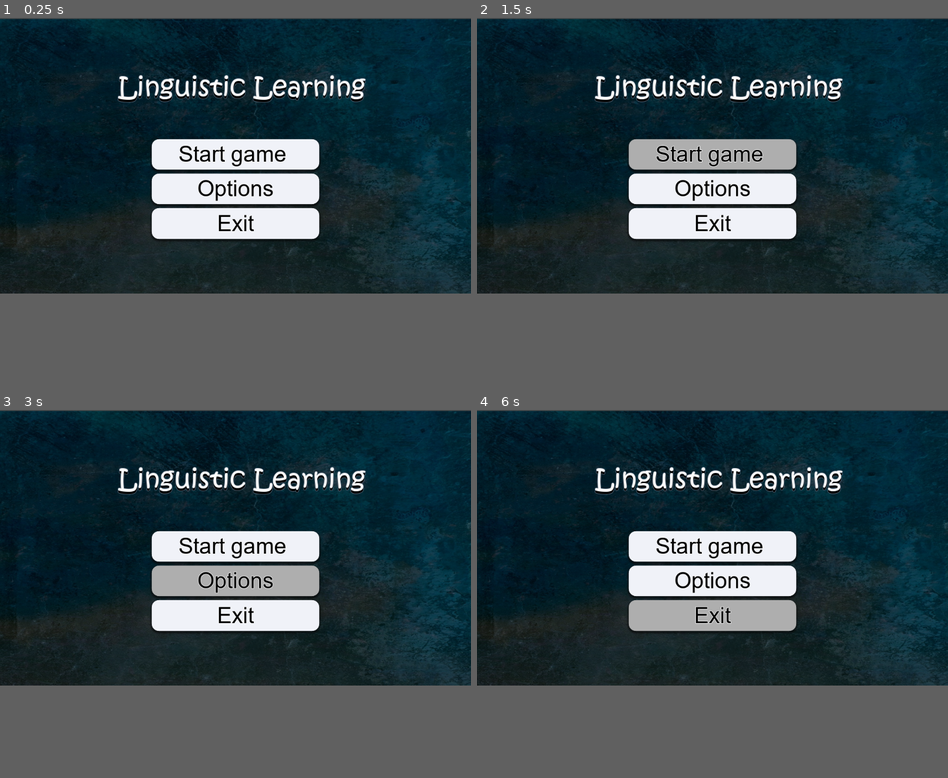
Above: before the commit, frames 1-4 (two rows, left to right).
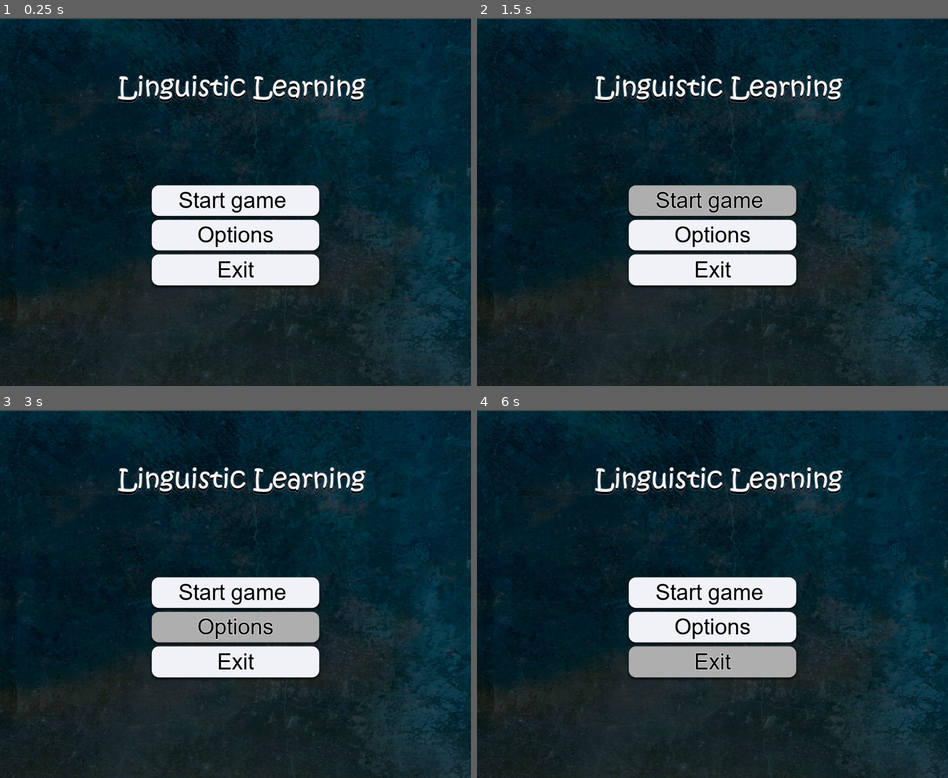
Above: after the commit, the same moments.

Repository: alisarw/Linguistic-learning-game
Game: Godot game, scene res://MainMenuGD.tscn
Same seed, same stepped clock (60 frames per second), same inputs: the game is played once before the commit and once after it.
Inputs (mouse positions are in pixels of both pictures, inside the frame that each line leads up to):
- Up to frame 1 (0.25 s): no input
- Up to frame 2 (1.5 s): click "Start game" at 0.5 s; click "Start game" at 1.25 s
- Up to frame 3 (3 s): click "Start game" at 2 s; click "Options" at 2.75 s
- Up to frame 4 (6 s): move the mouse to (816, 535) at 3.52 s; move the mouse to (618, 560) at 4.27 s; move the mouse to (759, 487) at 5.02 s; move the mouse to (688, 601) at 5.77 s
In our replay, the window is 800x468 before the commit and 800x625 after it. These sizes can differ from the game's own. Grey fills any space a smaller window leaves; there, only what the larger window draws over its background counts as a difference.

The runs differ from the first frame. In frame 1, 15% of the frame differs, in the area x 0-100%, y 1-100%; in frame 2, 17%; in frame 3, 18%; in frame 4, 18%.

Commit message:
flipped card

Diff:
--- a/Card_flip.tscn
+++ b/Card_flip.tscn
@@ -38,8 +38,8 @@
 "values": [ -1 ]
 }
 
-[sub_resource type="Animation" id=3]
-resource_name = "cardflip"
+[sub_resource type="Animation" id=2]
+resource_name = "card Flip"
 step = 0.01
 tracks/0/type = "value"
 tracks/0/path = NodePath("cardback:scale")
@@ -48,10 +48,10 @@
 tracks/0/imported = false
 tracks/0/enabled = true
 tracks/0/keys = {
-"times": PoolRealArray( 0.1, 0.191398, 0.3, 0.400091, 0.5 ),
+"times": PoolRealArray( 0.1, 0.16, 0.3, 0.4, 0.5 ),
 "transitions": PoolRealArray( 1, 1, 1, 1, 1 ),
 "update": 0,
-"values": [ Vector2( 1, 1 ), Vector2( 0.947358, 1 ), Vector2( 0.1, 1 ), Vector2( 0.801797, 1 ), Vector2( 1, 1 ) ]
+"values": [ Vector2( 1, 1 ), Vector2( 0.8488, 1 ), Vector2( 0.1, 1 ), Vector2( 0.625658, 1 ), Vector2( 1, 1 ) ]
 }
 tracks/1/type = "value"
 tracks/1/path = NodePath("cardback/cards:z_index")
@@ -60,7 +60,7 @@
 tracks/1/imported = false
 tracks/1/enabled = true
 tracks/1/keys = {
-"times": PoolRealArray( 0.201153, 0.301153 ),
+"times": PoolRealArray( 0.2, 0.3 ),
 "transitions": PoolRealArray( 1, 1 ),
 "update": 1,
 "values": [ -1, 0 ]
@@ -72,11 +72,10 @@
 texture = ExtResource( 1 )
 
 [node name="cards" type="AnimatedSprite" parent="cardback"]
-position = Vector2( -7.51019e-06, -2.09808e-05 )
-scale = Vector2( 0.532894, 0.570156 )
+scale = Vector2( 0.528986, 0.567372 )
 z_index = -1
 frames = SubResource( 1 )
 
 [node name="AnimationPlayer" type="AnimationPlayer" parent="."]
-anims/RESET = SubResource( 2 )
-anims/cardflip = SubResource( 3 )
+anims/RESET = SubResource( 3 )
+"anims/card Flip" = SubResource( 2 )
--- a/project.godot
+++ b/project.godot
@@ -14,6 +14,10 @@
 run/main_scene="res://MainMenuGD.tscn"
 config/icon="res://icon.png"
 
+[display]
+
+window/size/height=800
+
 [gui]
 
 common/drop_mouse_on_gui_input_disabled=true
Not shown: 1 places in Card_flip.tscn that only renumber resources
